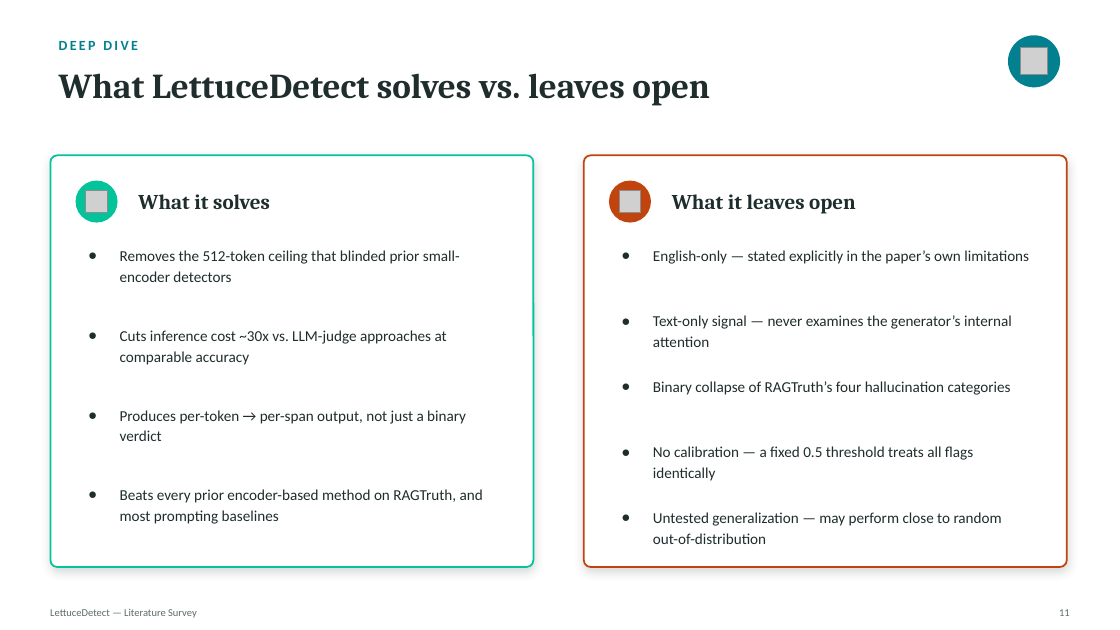
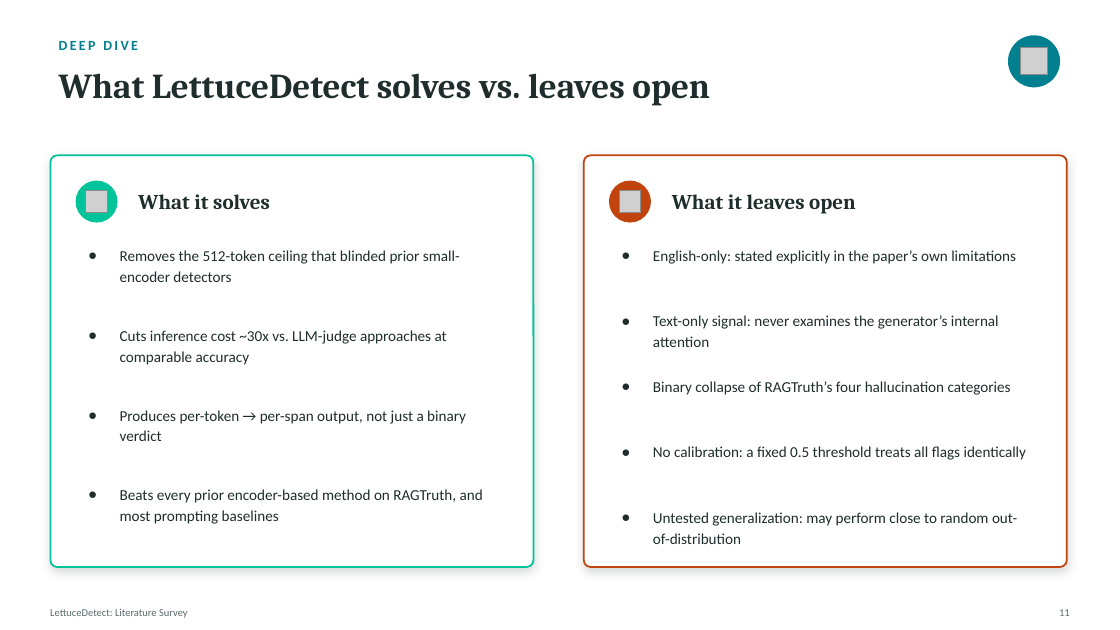
Before and after one commit to AfzalRaja001/lettucedetect-reimpl, a slide deck: slide 11 of docs/LettuceDetect_Presentation_.pptx. Drawn at 1120x630 pixels with LibreOffice and Linux fonts; fonts in the diff are those of the drawing; grey boxes stand for pictures. Boxes give left, top, right and bottom in pixels: in the first picture for what was removed or moved away, otherwise in the second. Text is boxed around its words. In the diff, an @@ line names an element or a change of style, - is before the commit and + after.

```diff
--- a/docs/LettuceDetect_Presentation_.pptx
+++ b/docs/LettuceDetect_Presentation_.pptx
@@ text at (x1=653, y1=250, x2=1016, y2=264): text changed @@
-● English-only — stated explicitly in the paper’s own limitations
+● English-only: stated explicitly in the paper’s own limitations
@@ text at (x1=653, y1=315, x2=999, y2=347): text changed @@
-● Text-only signal — never examines the generator’s internal attention
+● Text-only signal: never examines the generator’s internal attention
@@ text at (x1=653, y1=446, x2=1027, y2=460): text changed @@
-● No calibration — a fixed 0.5 threshold treats all flags identically
+● No calibration: a fixed 0.5 threshold treats all flags identically
@@ text at (x1=653, y1=512, x2=1017, y2=544): text changed @@
-● Untested generalization — may perform close to random out-of-distribution
+● Untested generalization: may perform close to random out-of-distribution
@@ text at (x1=50, y1=609, x2=188, y2=618): text changed @@
-LettuceDetect — Literature Survey
+LettuceDetect: Literature Survey
```
Also in this commit, not shown: 20 other slides changed, 2 other files.
